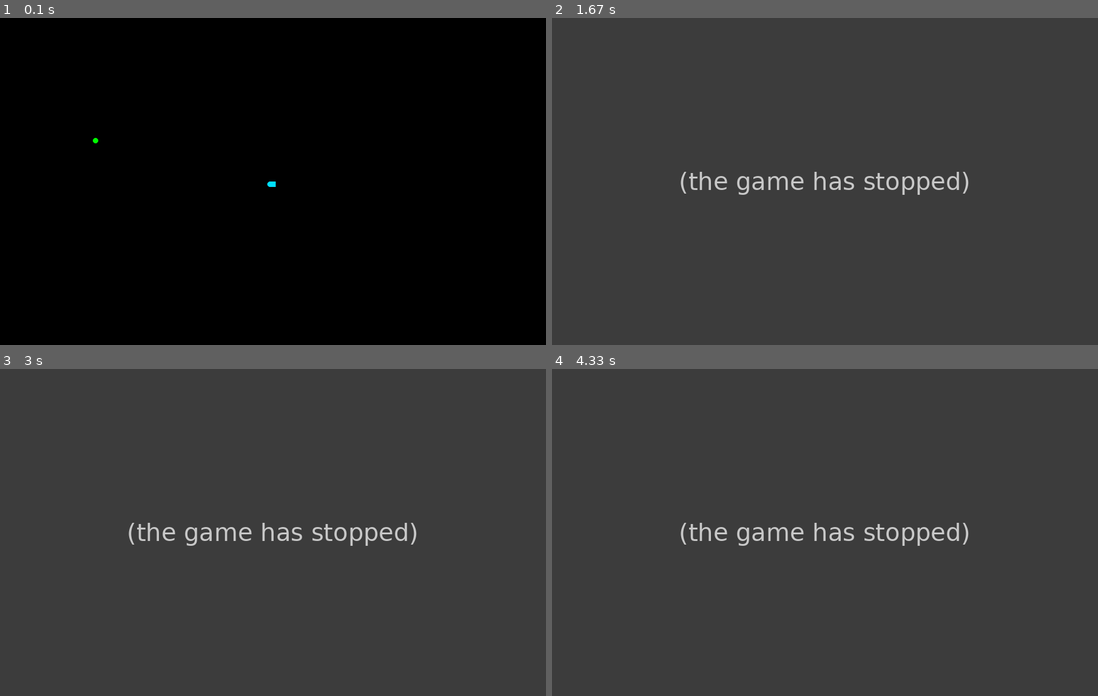
Above: before the commit, frames 1-4 (two rows, left to right).
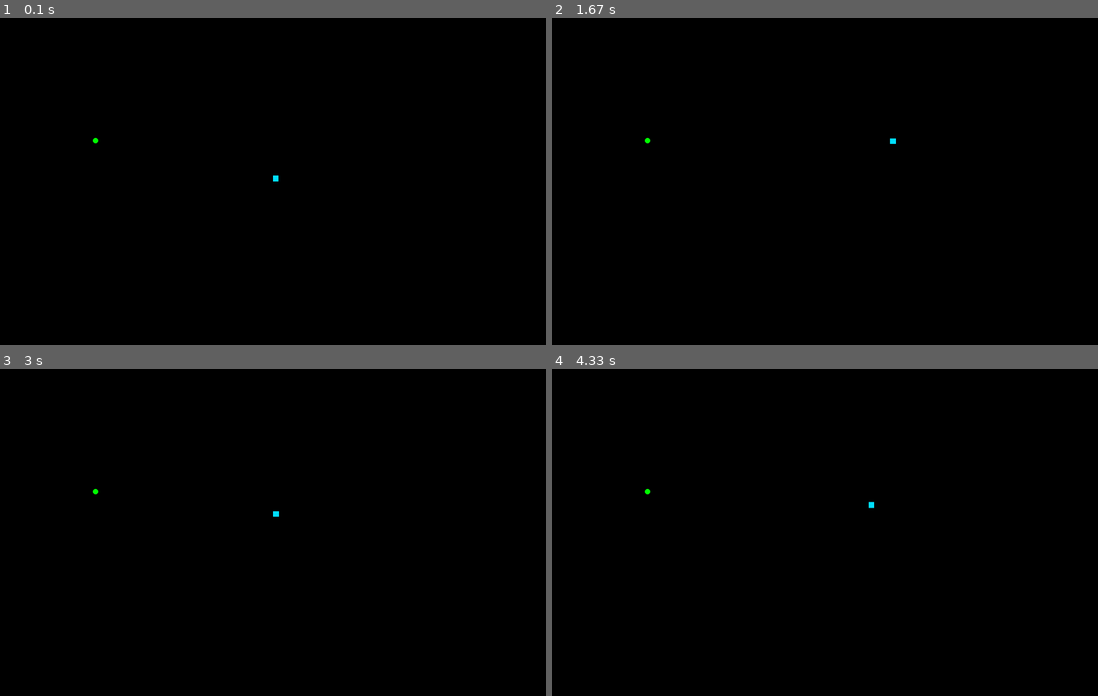
Above: after the commit, the same moments.

Repository: Tijan-cyber/snake_game
Game: pygame game, started from pygame_snejk.py
Two runs of this game, one before a commit and one after it. Both use one fixed random seed, a clock stepped at 60 frames per second and the inputs below.
Inputs:
- Up to frame 1 (0.1 s): no input
- Up to frame 2 (1.67 s): hold D 0.33-0.8 s; hold W 0.83-1.13 s; hold D 1.17-1.63 s
- Up to frame 3 (3 s): hold A 1.67-2.2 s; hold S 2.23-2.53 s; hold A 2.57-2.97 s
- Up to frame 4 (4.33 s): hold W 3-3.37 s; hold D 3.4-4.03 s; hold S from 4.07 s (still down)

The runs differ from the first frame. In frame 1, less than 0.1% of the frame differs, in the area x 48-51%, y 48-52%; in frame 2, 100%, in the area x 0-100%, y 0-100%; in frame 3, 100%; in frame 4, 100%.
Error before the commit: TypeError: Kaca.sprememba_smeri() missing 1 required positional argument: 'pritisk' (pygame_...; the game stopped at 0.33 s (later frames are placeholders)

Commit message:
hrana dela

Diff:
--- a/pygame_snejk.py
+++ b/pygame_snejk.py
@@ -49,22 +49,24 @@
 	def premik(self, podaljsevanje=False):
 		potem = copy.deepcopy(self.pozicije)
 
-		if self.smer == "gor":
-				potem[0][0] -= 1
+		if self.smer == "levo":
+				potem[0][0] -= 2
+
+		elif self.smer == "desno":
+				potem[0][0] += 2
+
+
+		elif self.smer == "gor":
+				potem[0][1] -= 2
 
 		elif self.smer == "dol":
-				potem[0][0] += 1
-
-
-		elif self.smer == "levo":
-				potem[0][1] -= 1
-
-		elif self.smer == "desno":
-				potem[0][1] += 1
+				potem[0][1] += 2
 
 		for i in range(1, len(potem)):
 			potem[i] = self.pozicije[i-1]
 		if podaljsevanje:
+			print("podaljsevanje")
+			print(self.pozicije[-1])
 			potem.append(self.pozicije[-1])
 
 
@@ -81,7 +83,7 @@
 	def __init__(self):
 		super().__init__()
 		self.rezultat = 0
-		self.hrana = [350,450]
+		self.hrana = [350, 450]
 		self.znotraj = True
 		self.igra = True
 
@@ -126,21 +128,24 @@
 
 				if event.type == pygame.KEYDOWN:
 					if event.key == pygame.K_w:
-						Kaca.sprememba_smeri("w")
+						self.sprememba_smeri("w")
 
 					if event.key == pygame.K_s:
-						Kaca.sprememba_smeri("s")
+						self.sprememba_smeri("s")
 
 					if event.key == pygame.K_a:
-						Kaca.sprememba_smeri("a")
+						self.sprememba_smeri("a")
 
 					if event.key == pygame.K_d:
-						Kaca.sprememba_smeri("d")
+						self.sprememba_smeri("d")
 
 			screen.fill(bg)
 
 			pygame.draw.circle(screen, (0, 255, 0), (self.hrana[0], self.hrana[1]), 10)
-			if self.pozicije[0] == self.hrana:
+			dx = self.pozicije[0][0] - self.hrana[0]
+			dy = self.pozicije[0][1] - self.hrana[1]
+			distance_squared = dx*dx + dy*dy
+			if distance_squared <= 15*15:
 				self.premik(podaljsevanje=True)
 				self.nova_hrana()
 			else:
@@ -149,10 +154,10 @@
 				x = i[0]
 				y = i[1]
 				try:
-					if self.pozicije.index(i) == 0:
-						pygame.draw.circle(screen, (0,225,255), (x,y+10), 10)
-					else:
-						pygame.draw.rect(screen, (0,225,255), (x,y,20,20))
+					#if self.pozicije.index(i) == 0:
+						#pygame.draw.circle(screen, (0,225,255), (x,y+10), 10)  #SMER POMEMBNA
+					#else:
+					pygame.draw.rect(screen, (0,225,255), (x,y,20,20))
 				except Exception as e:
 					self.znotraj = False
 
@@ -181,6 +186,7 @@
 igra = True
 
 clock = pygame.time.Clock()
+#clock.tick(0.05)
 
 
 igralna_plosca = Polje()
